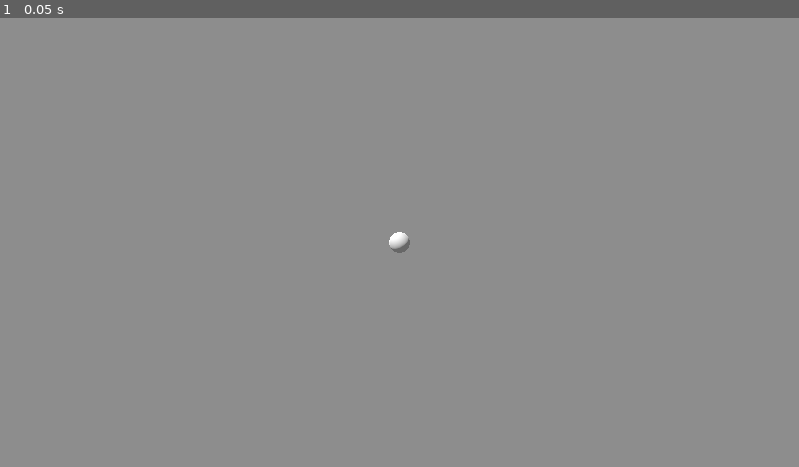
Above: before the commit, frame 1.
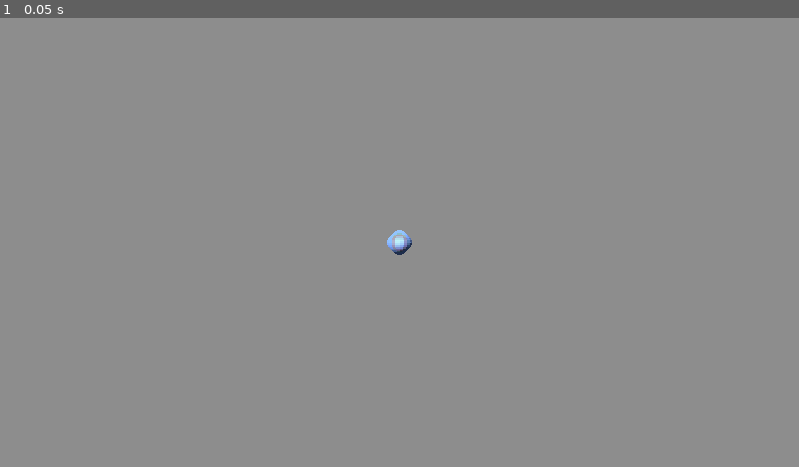
Above: after the commit, the same moment.

Repository: Ultimo-Momento-Responsable/GGJ2025
Game: Godot game, scene res://scenes/arena_base.tscn
Same seed, same stepped clock (60 frames per second), same inputs: the game is played once before the commit and once after it.
Inputs:
- Up to frame 1 (0.05 s): no input

The runs differ from the first frame. In frame 1, 0.1% of the frame differs, in the area x 48-52%, y 47-53%.

Commit message:
feat: background and bubble shader

Diff:
--- /dev/null
+++ b/control.gdshader
@@ -0,0 +1,72 @@
+shader_type canvas_item;
+//I DONT OWN THIS i just took it directly from balatro source code
+//and then converted it into godots shader language
+//shoutouts localthunk, buy balatro now: https://www.playbalatro.com
+
+uniform bool polar_coordinates = false;  // cool polar coordinates effect, this is use in card
+uniform vec2 polar_center = vec2(0.5);
+uniform float polar_zoom = 1.;
+uniform float polar_repeat = 1.;
+
+uniform highp float spin_rotation;
+uniform highp float spin_speed = 1;
+uniform highp vec2 offset = vec2(0., 0.);
+uniform highp vec4 colour_1 : source_color;
+uniform highp vec4 colour_2 : source_color;
+uniform highp vec4 colour_3 : source_color;
+uniform highp float contrast = 2.;
+uniform highp float lighting = 0.4;
+uniform highp float spin_amount = 0.36;
+uniform highp float pixel_filter = 700.;
+#define SPIN_EASE 1.0
+
+
+vec4 effect(vec2 screenSize, vec2 screen_coords){
+	//Convert to UV coords (0-1) and floor for pixel effect
+	highp float pixel_size = length(screenSize.xy) / pixel_filter;
+    highp vec2 uv = (floor(screen_coords.xy*(1./pixel_size))*pixel_size - 0.5*screenSize.xy)/length(screenSize.xy) - offset;
+    highp float uv_len = length(uv);
+
+	//Adding in a center swirl, changes with time. Only applies meaningfully if the 'spin amount' is a non-zero number
+    highp float speed = (spin_rotation*SPIN_EASE*0.2) + 302.2;
+    highp float new_pixel_angle = (atan(uv.y, uv.x)) + speed - SPIN_EASE*20.*(1.*spin_amount*uv_len + (1. - 1.*spin_amount));
+    highp vec2 mid = (screenSize.xy/length(screenSize.xy))/2.;
+    uv = (vec2((uv_len * cos(new_pixel_angle) + mid.x), (uv_len * sin(new_pixel_angle) + mid.y)) - mid);
+
+	//Now add the paint effect to the swirled UV
+    uv *= 30.;
+    speed = TIME*(spin_speed);
+	highp vec2 uv2 = vec2(uv.x+uv.y);
+
+	for(int i=0; i < 5; i++) {
+		uv2 += sin(max(uv.x, uv.y)) + uv;
+		uv  += 0.5*vec2(cos(5.1123314 + 0.353*uv2.y + speed*0.131121),sin(uv2.x - 0.113*speed));
+		uv  -= 1.0*cos(uv.x + uv.y) - 1.0*sin(uv.x*0.711 - uv.y);
+	}
+
+	//Make the paint amount range from 0 - 2
+    highp float contrast_mod = (0.25*contrast + 0.5*spin_amount + 1.2);
+	highp float paint_res = min(2., max(0.,length(uv)*(0.035)*contrast_mod));
+    highp float c1p = max(0.,1. - contrast_mod*abs(1.-paint_res));
+    highp float c2p = max(0.,1. - contrast_mod*abs(paint_res));
+    highp float c3p = 1. - min(1., c1p + c2p);
+
+	highp float ligth = (lighting - 0.2) * max(c1p*5. - 4., 0.) + lighting * max(c2p*5. - 4., 0.);
+	highp vec4 ret_col = (0.3/contrast)*colour_1 + (1. - 0.3/contrast)*(colour_1*c1p + colour_2*c2p + vec4(c3p*colour_3.rgb, c3p*colour_1.a)) + ligth;
+	return ret_col;
+}
+
+vec2 polar_coords(vec2 uv, vec2 center, float zoom, float repeat){
+	vec2 dir = uv - center;
+	float radius = length(dir) * 2.0;
+	float angle = atan(dir.y , dir.x) * 1.0 / (PI * 2.0);
+	return mod(vec2(radius * zoom, angle * repeat), 1.0);
+}
+
+void fragment() {
+	vec2 polarCoords = UV;
+	if (polar_coordinates){
+		polarCoords = polar_coords(UV.xy, polar_center, polar_zoom, polar_repeat);
+	}
+	COLOR *= effect(TEXTURE_PIXEL_SIZE, polarCoords);
+}
--- a/scenes/arena_base.tscn
+++ b/scenes/arena_base.tscn
@@ -1,9 +1,12 @@
-[gd_scene load_steps=3 format=3 uid="uid://b0ka3t3j4dwb1"]
+[gd_scene load_steps=4 format=3 uid="uid://b0ka3t3j4dwb1"]
 
-[ext_resource type="PackedScene" uid="uid://d1d5ot126tfxq" path="res://scenes/game_objects/bubble.tscn" id="2_8abf3"]
+[ext_resource type="PackedScene" uid="uid://cdafg7k4x56gq" path="res://scenes/game_objects/bubble.tscn" id="2_8abf3"]
 
 [sub_resource type="Environment" id="Environment_vhovg"]
 background_energy_multiplier = 1.84
+background_canvas_max_layer = -1
+
+[sub_resource type="Environment" id="Environment_4rdk0"]
 
 [node name="ArenaBase" type="Node3D"]
 
@@ -13,8 +16,15 @@
 projection = 1
 size = 21.0
 
-[node name="DirectionalLight3D" type="DirectionalLight3D" parent="."]
-transform = Transform3D(0.0201453, 0.910428, -0.413176, -0.532895, 0.359442, 0.766044, 0.845941, 0.204747, 0.492404, -100, 100, 0)
+[node name="WorldEnvironment" type="WorldEnvironment" parent="."]
+environment = SubResource("Environment_4rdk0")
+
+[node name="DirectionalLight3D" type="DirectionalLight3D" parent="WorldEnvironment"]
+transform = Transform3D(0.0201453, 0.910428, -0.413176, -0.532895, 0.359442, 0.766044, 0.845941, 0.204747, 0.492404, -99.9659, 99.9685, -0.00371933)
+light_energy = 2.5
+light_angular_distance = 47.27
 directional_shadow_blend_splits = true
+directional_shadow_pancake_size = 0.0
+sky_mode = 1
 
-[node name="Bubble" parent="." instance=ExtResource("2_8abf3")]
+[node name="Bubble" parent="WorldEnvironment" instance=ExtResource("2_8abf3")]
--- /dev/null
+++ b/scenes/game_objects/bubble.gdshader
@@ -0,0 +1,49 @@
+/*
+	バブルシェーダー by あるる（きのもと 結衣） @arlez80
+	Bubble Shader by Yui Kinomoto @arlez80
+
+	MIT License
+*/
+
+shader_type spatial;
+
+uniform float fuwafuwa_speed = 1.5;
+uniform float fuwafuwa_size = 0.05;
+
+uniform vec4 outline_color : source_color = vec4( 0.45, 0.70, 1.0, 1.0 );
+uniform float outline_ratio = 1.0;
+uniform float noise_speed = 0.2;
+uniform float noise_scale = 0.5;
+
+vec3 hsv2rgb( float h, float s, float v )
+{
+	return (
+		(
+			clamp(
+				abs( fract( h + vec3( 0.0, 2.0, 1.0 ) / 3.0 ) * 6.0 - 3.0 ) - 1.0
+			,	0.0
+			,	1.0
+			) - 1.0
+		) * s + 1.0
+	) * v;
+}
+
+float random( vec2 pos )
+{
+	return fract(sin(dot(pos, vec2(12.9898,78.233))) * 43758.5453);
+}
+
+void vertex( )
+{
+	vec3 v = clamp( cos( VERTEX * 10.0 + vec3( TIME * fuwafuwa_speed ) ) + vec3( 1.0 ), 0.0, 1.0 );
+	VERTEX *= 1.0 + dot( v, v ) * fuwafuwa_size * 0.5;
+}
+
+void fragment( )
+{
+	float outline_alpha = clamp( ( 1.0 - dot( NORMAL, VIEW ) ) * outline_ratio, 0.0, 1.0 );
+	vec3 color = hsv2rgb( outline_alpha - 1.5 + noise_speed * TIME, 1.0, 1.0 ) * noise_scale;
+
+	ALBEDO = mix( color, outline_color.rgb, max( outline_alpha - 0.3, 0.0 ) );
+	ALPHA = outline_color.a * outline_alpha;
+}
--- a/scenes/game_objects/bubble.tscn
+++ b/scenes/game_objects/bubble.tscn
@@ -1,11 +1,28 @@
-[gd_scene load_steps=3 format=3 uid="uid://d1d5ot126tfxq"]
+[gd_scene load_steps=5 format=3 uid="uid://cdafg7k4x56gq"]
 
 [ext_resource type="Script" path="res://scripts/bubble.gd" id="1_rucui"]
+[ext_resource type="Shader" path="res://scenes/game_objects/bubble.gdshader" id="2_noukl"]
 
-[sub_resource type="StandardMaterial3D" id="StandardMaterial3D_wdt8o"]
+[sub_resource type="StandardMaterial3D" id="StandardMaterial3D_eord0"]
+albedo_color = Color(0.4896, 0.63072, 0.96, 1)
+
+[sub_resource type="ShaderMaterial" id="ShaderMaterial_cdusv"]
+render_priority = 0
+next_pass = SubResource("StandardMaterial3D_eord0")
+shader = ExtResource("2_noukl")
+shader_parameter/fuwafuwa_speed = 3.0
+shader_parameter/fuwafuwa_size = 0.1
+shader_parameter/outline_color = Color(0.4896, 0.56016, 0.96, 1)
+shader_parameter/outline_ratio = 2.0
+shader_parameter/noise_speed = 0.1
+shader_parameter/noise_scale = 0.3
 
 [node name="Bubble" type="CharacterBody3D"]
 script = ExtResource("1_rucui")
 
 [node name="CSGSphere3D" type="CSGSphere3D" parent="."]
-material = SubResource("StandardMaterial3D_wdt8o")
+transform = Transform3D(1, 0, 0, 0, 1, 0, 0, 0, 1, 0.000413597, -0.0043478, 0.000259161)
+radial_segments = 16
+rings = 16
+smooth_faces = false
+material = SubResource("ShaderMaterial_cdusv")
--- /dev/null
+++ b/scenes/viewport.tscn
@@ -0,0 +1,54 @@
+[gd_scene load_steps=5 format=3 uid="uid://dhp5tya6rtunn"]
+
+[ext_resource type="Shader" path="res://control.gdshader" id="1_mm5tg"]
+[ext_resource type="PackedScene" uid="uid://b0ka3t3j4dwb1" path="res://scenes/arena_base.tscn" id="2_bxpo0"]
+
+[sub_resource type="ShaderMaterial" id="ShaderMaterial_uirju"]
+shader = ExtResource("1_mm5tg")
+shader_parameter/polar_coordinates = false
+shader_parameter/polar_center = Vector2(0.5, 0.5)
+shader_parameter/polar_zoom = 1.0
+shader_parameter/polar_repeat = 1.0
+shader_parameter/spin_rotation = 0.0
+shader_parameter/spin_speed = 5.0
+shader_parameter/offset = Vector2(0, 0.4)
+shader_parameter/colour_1 = Color(0.956863, 0.490196, 0.682353, 1)
+shader_parameter/colour_2 = Color(0.603922, 0.968627, 0.486275, 1)
+shader_parameter/colour_3 = Color(0.878431, 0.0901961, 0.541176, 1)
+shader_parameter/contrast = 2.0
+shader_parameter/lighting = 1.8
+shader_parameter/spin_amount = 0.001
+shader_parameter/pixel_filter = 4096.0
+
+[sub_resource type="ShaderMaterial" id="ShaderMaterial_dw72u"]
+
+[node name="Control" type="Control"]
+layout_mode = 3
+anchors_preset = 15
+anchor_right = 1.0
+anchor_bottom = 1.0
+grow_horizontal = 2
+grow_vertical = 2
+
+[node name="ColorRect" type="ColorRect" parent="."]
+z_index = -1
+material = SubResource("ShaderMaterial_uirju")
+layout_mode = 0
+offset_left = -1.0
+offset_right = 1151.0
+offset_bottom = 648.0
+
+[node name="SubViewportContainer" type="SubViewportContainer" parent="."]
+material = SubResource("ShaderMaterial_dw72u")
+layout_mode = 0
+offset_right = 1148.0
+offset_bottom = 640.0
+stretch = true
+
+[node name="SubViewport" type="SubViewport" parent="SubViewportContainer"]
+transparent_bg = true
+handle_input_locally = false
+size = Vector2i(1148, 640)
+render_target_update_mode = 4
+
+[node name="ArenaBase" parent="SubViewportContainer/SubViewport" instance=ExtResource("2_bxpo0")]
